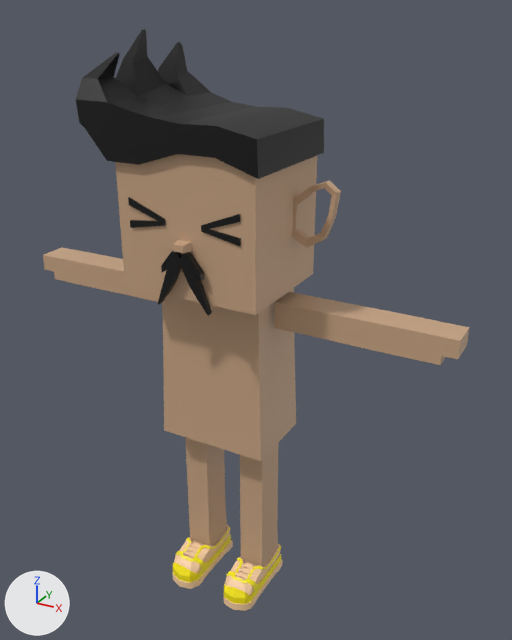
A saved change to the FBX model mustachiorascals/fbx/fdbbe88a-e38c-47e7-8891-0eee43c12718.fbx.
Before and after are seen from a 50 mm lens placed at (0.0185, -0.0294, 0.0325), pointed at (0.0014, 0.0017, 0.017). Lighting does not change. The marker at lower left points along +X, +Y and +Z. Where no turn or scale is listed for an object, it has been applied to the vertices.

In view in the first picture: 'e_10', 'eye_6', 'f_trainers', 'h_sidespikes', 'm_a', 'mustachio_arms', 'mustachio_body', 'mustachio_head', 'mustachio_legs'.
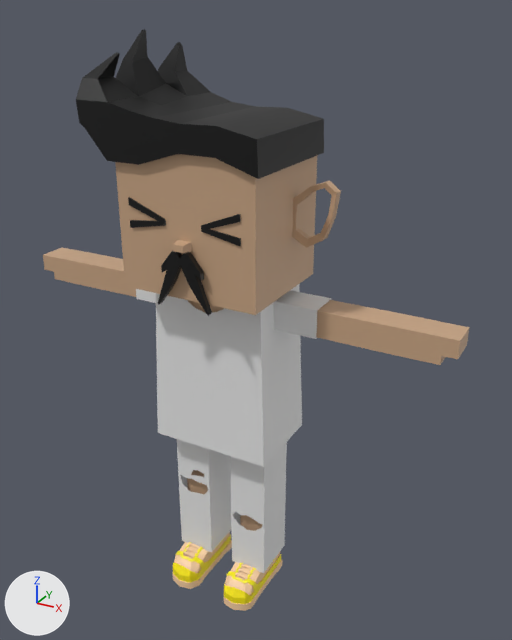
The change, as a diff of the scene's bpy script:
```diff
--- a/mustachiorascals/fbx/fdbbe88a-e38c-47e7-8891-0eee43c12718.fbx.py
+++ b/mustachiorascals/fbx/fdbbe88a-e38c-47e7-8891-0eee43c12718.fbx.py
@@ mat_lower_garment @@
+mat_lower_garment = principled_material('lower_garment')
+mat_lower_garment.base_color = (0.8, 0.8, 0.8)  # white #e7e7e7
@@ mat_upper_garment_1 @@
+mat_upper_garment_1 = principled_material('upper_garment_1')
+mat_upper_garment_1.base_color = (0.8, 0.8, 0.8)  # white #e7e7e7
@@ me_mesh_003_1 @@
+me_mesh_003_1.from_pydata(...)  # 277 vertices, 244 faces; spans x -0.00297..0.00299, y -0.00021..0.00257, z 0.0014..0.01069
+me_mesh_003_1.materials.append(mat_lower_garment)  # white #e7e7e7
@@ me_mesh_010 @@
+me_mesh_010.from_pydata(...)  # 230 vertices, 212 faces; spans x -0.00349..0.00349, y -0.0013..0.00353, z 0.00994..0.01894
+me_mesh_010.materials.append(mat_upper_garment_1)  # white #e7e7e7
@@ me_mesh_011 @@
+me_mesh_011.from_pydata(...)  # 24 vertices, 18 faces; spans x -0.00561..0.00561, y 0.00027..0.00209, z 0.01737..0.01893
+me_mesh_011.materials.append(mat_upper_garment_1)  # white #e7e7e7
@@ ob_c_rippedjeans @@
+ob_c_rippedjeans = bpy.data.objects.new('c_rippedjeans', me_mesh_003_1)
+ob_c_rippedjeans.location = (0.0, 0.0, 0.0)
@@ ob_c_shirt_1 @@
+ob_c_shirt_1 = bpy.data.objects.new('c_shirt_1', me_mesh_010)
+ob_c_shirt_1.location = (0.0, 0.0, 0.0)
@@ ob_c_shirt_2 @@
+ob_c_shirt_2 = bpy.data.objects.new('c_shirt_2', me_mesh_011)
+ob_c_shirt_2.location = (0.0, 0.0, 0.0)
```

Location of each change, (x1, y1, x2, y2) in pixels of the pictures (512 x 640 px):
'c_shirt_1', added
    after: (156, 284, 302, 467)
'c_rippedjeans', added
    after: (177, 439, 287, 573)
'c_shirt_2', added
    after: (136, 289, 332, 339)
'mustachio_body', unchanged, covered by the edit
    before: (162, 288, 296, 461)
    after: (188, 300, 224, 313)
'mustachio_legs', unchanged, covered by the edit
    before: (185, 437, 278, 567)
    after: (187, 470, 263, 531)
